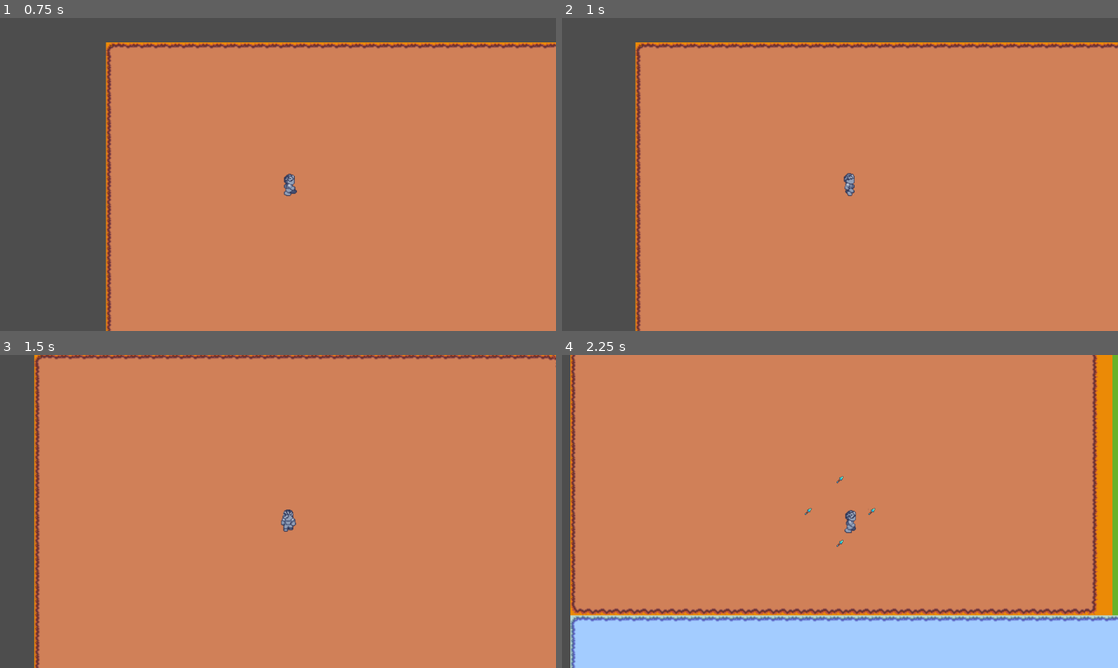
Above: before the commit, frames 1-4 (two rows, left to right).
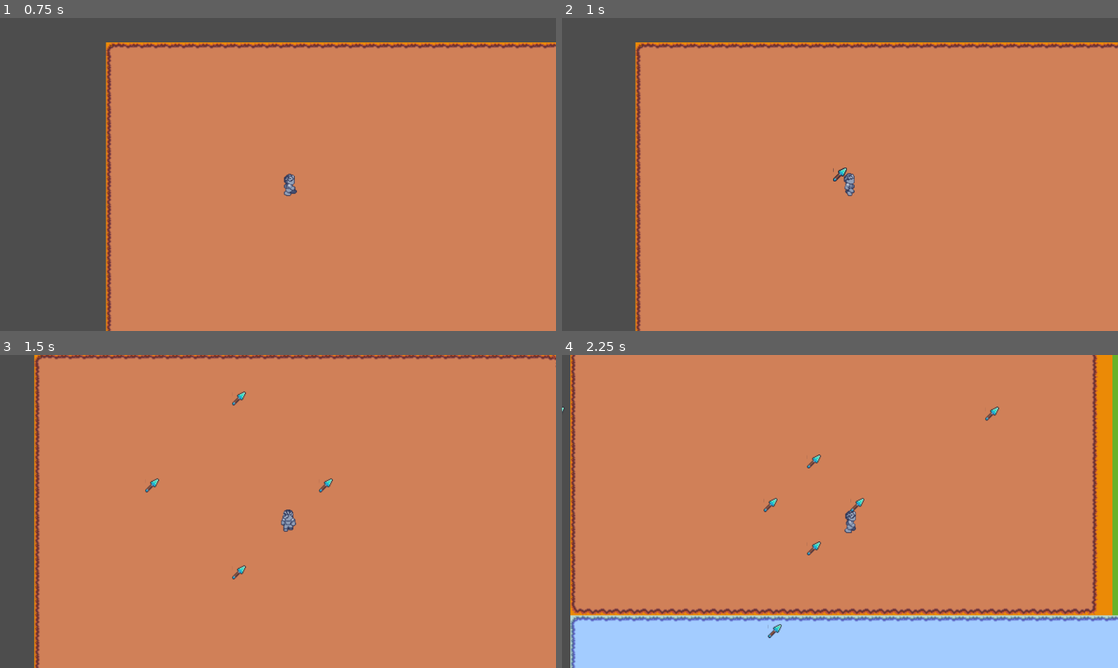
Above: after the commit, the same moments.

Repository: OmenF1/PGameJam16
Game: Godot game, scene res://Map/test_map.tscn
Two runs of this game, one before a commit and one after it. Both use one fixed random seed, a clock stepped at 60 frames per second and the inputs below.
Inputs:
- Up to frame 1 (0.75 s): tap Enter at 0.5 s; hold D (move_right) from 0.53 s (still down)
- Up to frame 2 (1 s): keep holding D (move_right)
- Up to frame 3 (1.5 s): release D (move_right) at 1.28 s; hold S (move_down) from 1.28 s (still down)
- Up to frame 4 (2.25 s): release S (move_down) at 2.03 s; hold D (move_right) from 2.03 s (still down)

Frame 1 is identical in both runs. In frame 2, less than 0.1% of the frame differs, in the area x 48-52%, y 47-53%; in frame 3, 0.2%; in frame 4, 0.4%, in the area x 0-79%, y 16-91%.

Commit message:
corrected issues with projectiles following player and tweaked base dps

Diff:
--- a/attacks/basic_attack.gd
+++ b/attacks/basic_attack.gd
@@ -19,7 +19,7 @@
 				velocity.y += 1
 			"down":
 				velocity.y -= 1
-		velocity = velocity.normalized() * 50
+		velocity = velocity.normalized() * 200
 		move_and_collide(velocity * delta)
 
 
--- a/player.gd
+++ b/player.gd
@@ -43,14 +43,19 @@
 func _on_test_attack_timer_timeout() -> void:
 	var up = attack_scene.instantiate()
 	up.direction = "up"
+	up.position = global_position
 	var down = attack_scene.instantiate()
 	down.direction = "down"
+	down.position = global_position
 	var left = attack_scene.instantiate()
 	left.direction = "left"
+	left.position = global_position
 	var right = attack_scene.instantiate()
 	right.direction = "right"
-	add_child(up)
-	add_child(down)
-	add_child(left)
-	add_child(right)
+	right.position = global_position
+	get_parent().add_child(up)
+	get_parent().add_child(down)
+	get_parent().add_child(left)
+	get_parent().add_child(right)
+
 	$TestAttackTimer.start()
--- a/player.tscn
+++ b/player.tscn
@@ -744,7 +744,6 @@
 visible = false
 
 [node name="TestAttackTimer" type="Timer" parent="."]
-wait_time = 1.5
 autostart = true
 
 [connection signal="timeout" from="TestAttackTimer" to="." method="_on_test_attack_timer_timeout"]
